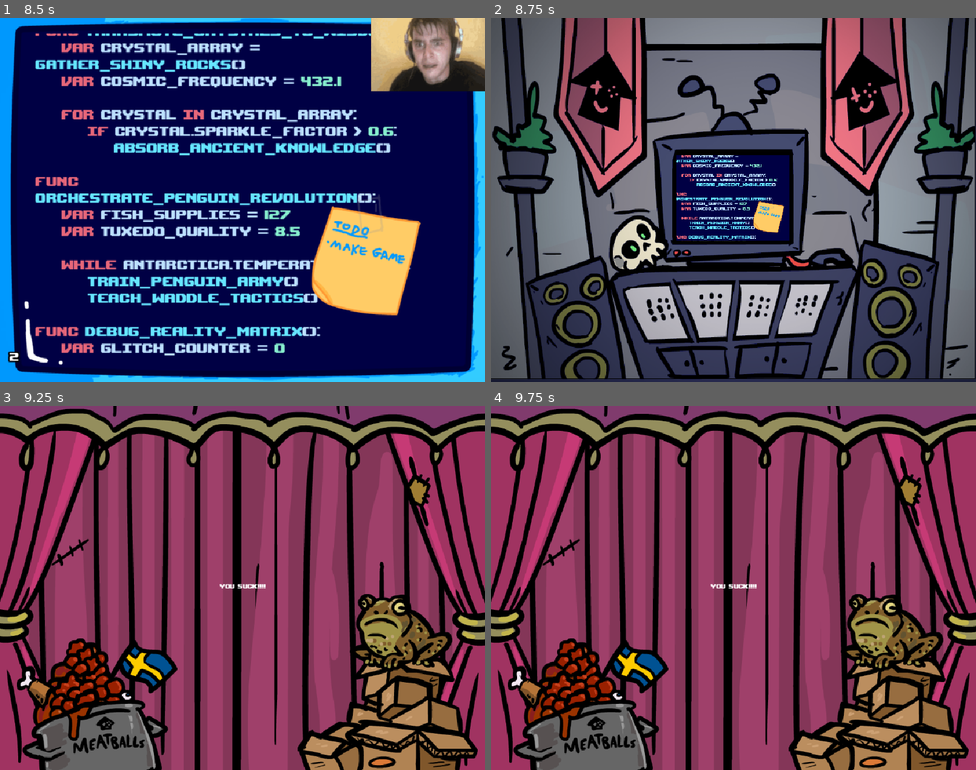
Above: before the commit, frames 1-4 (two rows, left to right).
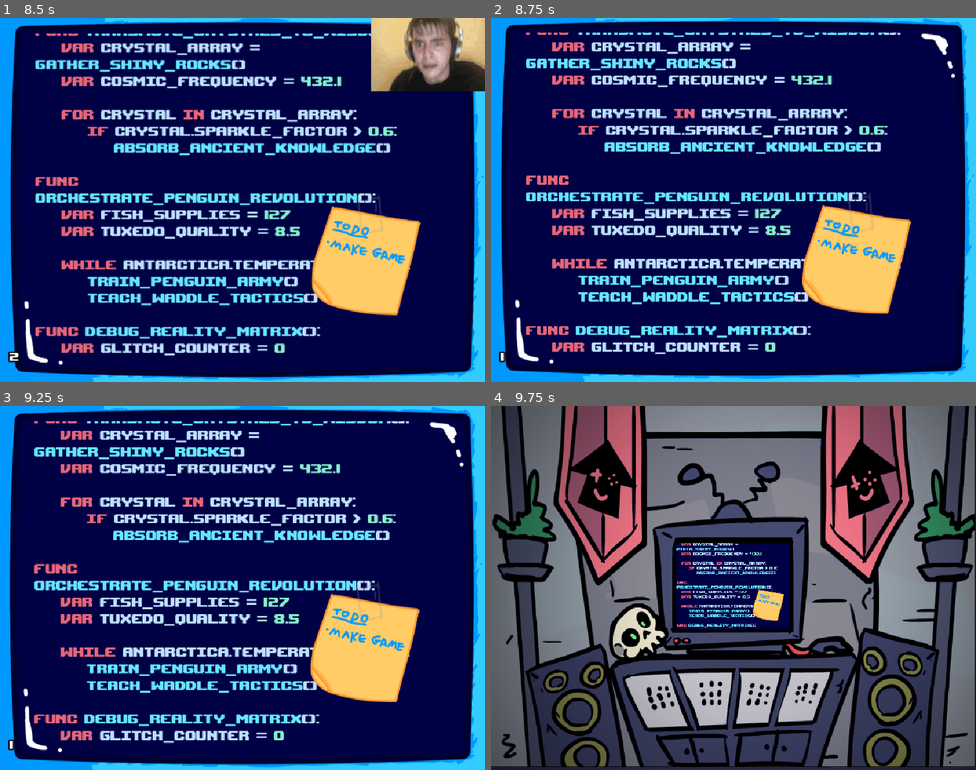
Above: after the commit, the same moments.

Repository: yotam-frid/spelkollektivet-minigame-jam
Game: Godot game, scene res://main_game.tscn
Same seed, same stepped clock (60 frames per second), same inputs: the game is played once before the commit and once after it.
Inputs (mouse positions are in pixels of both pictures, inside the frame that each line leads up to):
- Up to frame 1 (8.5 s): tap Enter at 0.5, 5, 8 s; move the mouse to (349, 181) at 0.52 s; press the mouse at (349, 181) at 0.53 s; move the mouse to (145, 218) at 1.27 s; release the mouse at (145, 218) at 1.28 s; right-click (145, 218) at 1.35 s; move the mouse to (291, 119) at 2.02 s; press the mouse at (291, 119) at 2.03 s; move the mouse to (218, 272) at 2.77 s; release the mouse at (218, 272) at 2.78 s; right-click (218, 272) at 2.85 s; tap Space at 3.5, 6.5 s; move the mouse to (388, 254) at 3.52 s; press the mouse at (388, 254) at 3.53 s; move the mouse to (97, 145) at 4.27 s; release the mouse at (97, 145) at 4.28 s; right-click (97, 145) at 4.35 s; move the mouse to (266, 200) at 5.02 s; press the mouse at (266, 200) at 5.03 s; move the mouse to (169, 109) at 5.77 s; release the mouse at (169, 109) at 5.78 s; right-click (169, 109) at 5.85 s; move the mouse to (349, 181) at 6.52 s; press the mouse at (349, 181) at 6.53 s; move the mouse to (145, 218) at 7.27 s; release the mouse at (145, 218) at 7.28 s; right-click (145, 218) at 7.35 s; move the mouse to (291, 119) at 8.02 s; press the mouse at (291, 119) at 8.03 s
- Up to frame 2 (8.75 s): no input
- Up to frame 3 (9.25 s): move the mouse to (218, 660) at 8.77 s; release the mouse at (218, 660) at 8.78 s; right-click (218, 660) at 8.85 s
- Up to frame 4 (9.75 s): move the mouse to (879, 642) at 9.52 s; press the mouse at (879, 642) at 9.53 s

Frame 1 is identical in both runs. In frame 2, 96% of the frame differs, in the area x 0-100%, y 0-100%; in frame 3, 100%; in frame 4, 94%.

Commit message:
fix timer start timing

Diff:
--- a/game_manager.gd
+++ b/game_manager.gd
@@ -34,7 +34,7 @@
 	ui.show_minigame_viewport(current_minigame)
 
 	await get_tree().process_frame
-	print("Starting timer: " + str(current_minigame.duration) + " seconds")
+	await ui.minigame_zoomed_in
 	current_minigame.start_timer()
 
 func on_minigame_finished():
@@ -51,6 +51,9 @@
 	print("Showing inbetween")
 	await ui.inbetween()
 	next_minigame()
+
+func on_minigame_timer_started():
+	ui.show_ingame_ui(current_minigame)
 
 func on_minigame_timer_cleared():
 	print("Timer cleared")
@@ -73,6 +76,7 @@
 	current_minigame = minigame_queue.pop_front().instantiate()
 	current_minigame.game_won.connect(on_minigame_won)
 	current_minigame.game_finished.connect(on_minigame_finished)
+	current_minigame.timer_started.connect(on_minigame_timer_started)
 	current_minigame.timer_cleared.connect(on_minigame_timer_cleared)
 
 	# Expose game on the global scope
--- a/minigame.gd
+++ b/minigame.gd
@@ -3,6 +3,7 @@
 
 signal game_won
 signal game_finished
+signal timer_started
 signal timer_cleared
 
 ## Instruction text shown before the game starts.
@@ -70,6 +71,7 @@
 	timer_cleared.emit()
 
 func start_timer():
+	timer_started.emit()
 	await get_tree().create_timer(duration).timeout
 	if not _timer_cleared:
 		finish()
--- a/ui/ui.gd
+++ b/ui/ui.gd
@@ -8,6 +8,8 @@
 @export var ingame_ui: IngameUI
 
 @onready var main_scene_foreground: MainSceneForegroundUI = $MainSceneForeground
+
+signal minigame_zoomed_in
 
 var current_minigame: Minigame = null
 var minigame_zoomed_out_scale = Vector2.ONE / 3.5
@@ -58,7 +60,7 @@
 	tween.set_ease(Tween.EASE_IN).set_trans(Tween.TRANS_SINE)
 	tween.tween_property(minigame_viewport_container, "scale", Vector2.ONE, minigame_zoom_duration)
 	tween.tween_callback(func():
-		show_ingame_ui(minigame)
+		minigame_zoomed_in.emit()
 	)
 
 
Not shown, changed: .DS_Store
